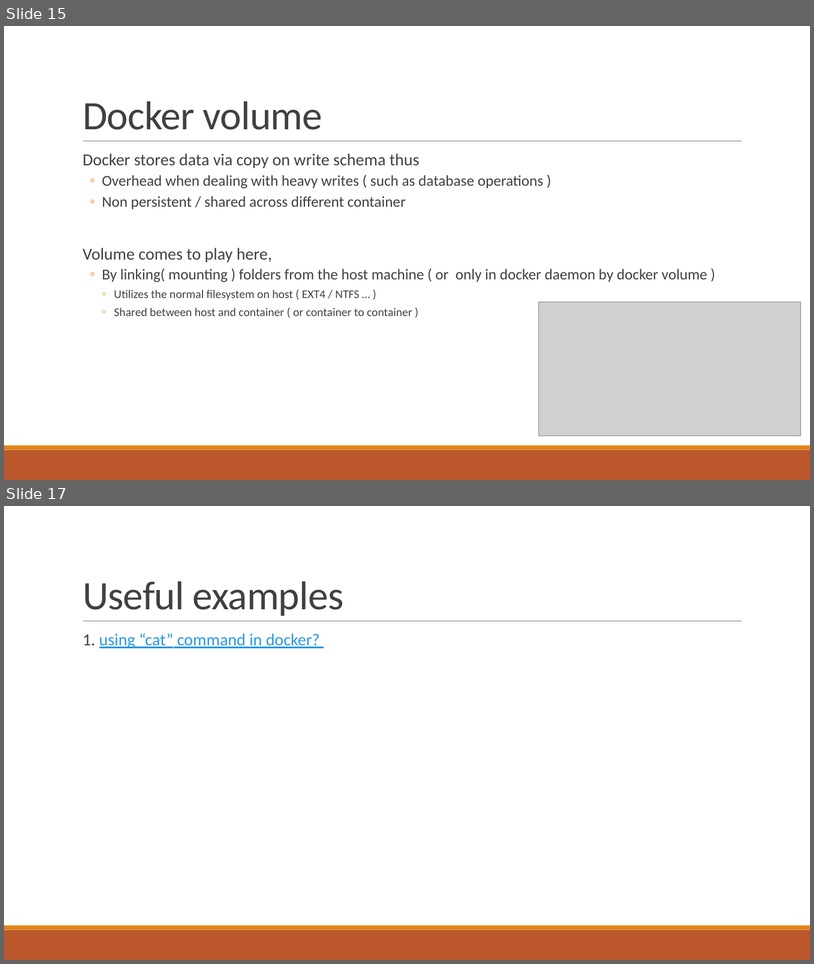
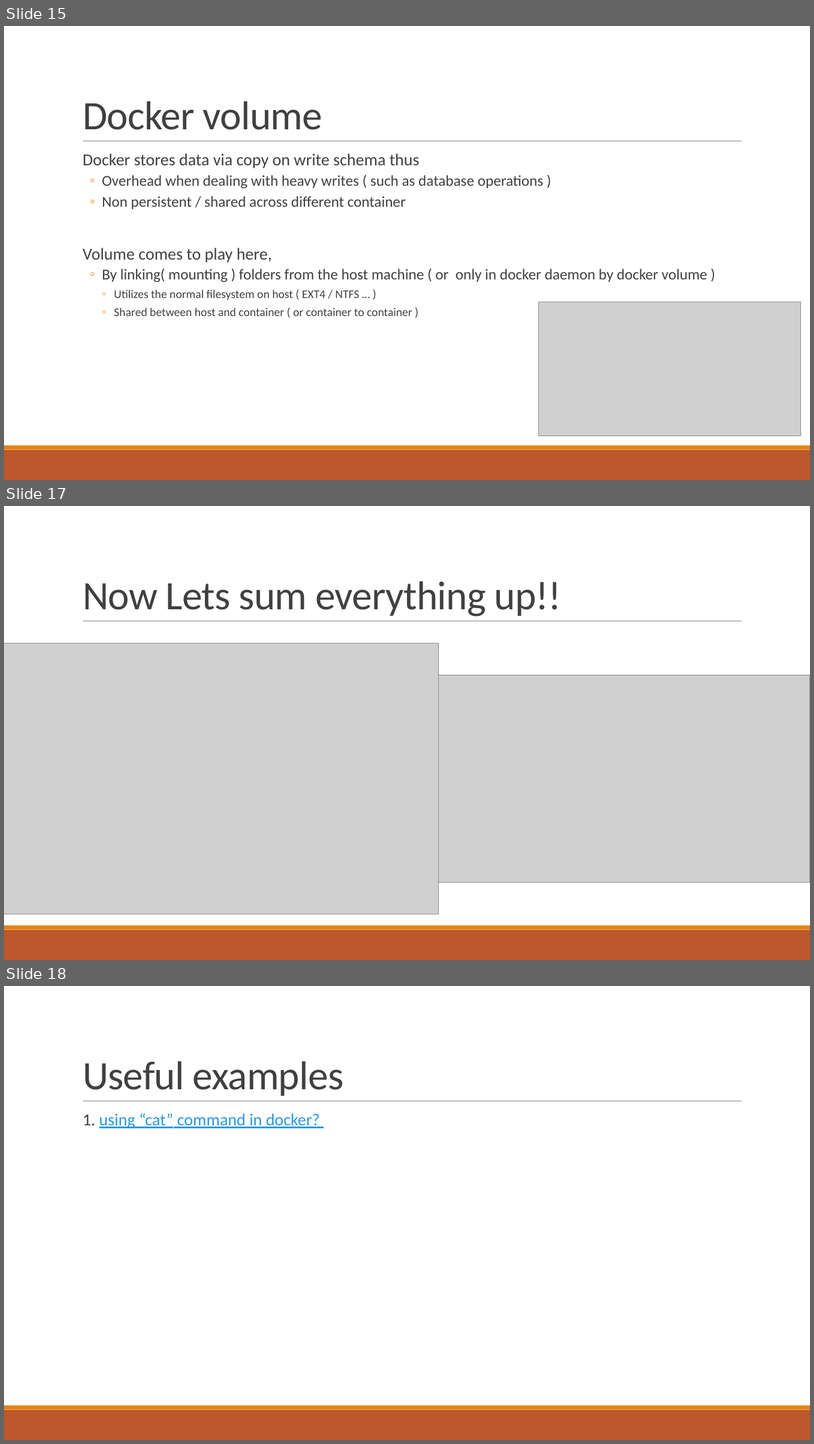
Before and after one commit to YumingChang02/arch_summer_2019, a slide deck: Introduction to docker.pptx. Shown one above the other, each under a label of ours: slides 15 and 17 before the commit, slides 15, 17 and 18 after it; the slides between them are not shown. The pictures are 814x964 and 814x1444 pixels, drawn with LibreOffice and Linux fonts; fonts in the diff are those of the drawing; grey boxes stand for pictures. Boxes give left, top, right and bottom in pixels: in the first picture for what was removed or moved away, otherwise in the second. Text is boxed around its words. In the diff, an @@ line names an element or a change of style, - is before the commit and + after.

```diff
--- a/Introduction to docker.pptx
+++ b/Introduction to docker.pptx
@@ slide 17 added at [4,506,810,960], background #FFFFFF; not listed: 3 template elements that a slide beside it also shows @@
@@ title added at [83,581,562,616], 48 pt, text #404040 @@
+Now Lets sum everything up!!
@@ picture added at [4,643,439,914] @@
@@ picture added at [435,675,810,882] @@
@@ what was slide 17 is now slide 18 @@
```
Also in this commit, not shown: 4 slides changed.
